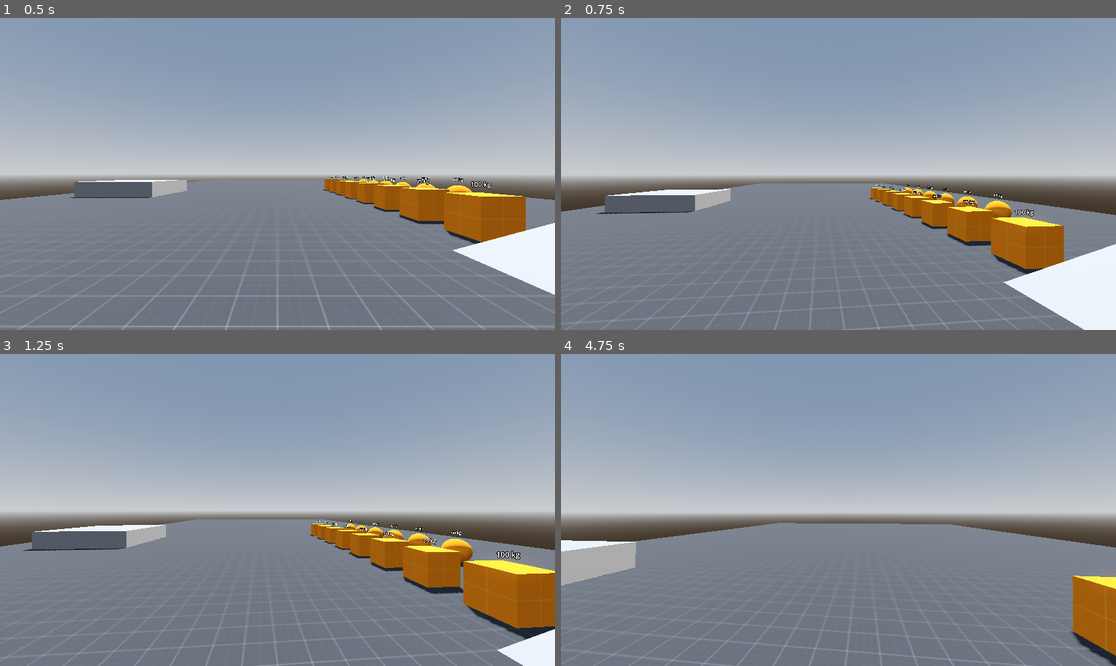
Above: before the commit, frames 1-4 (two rows, left to right).
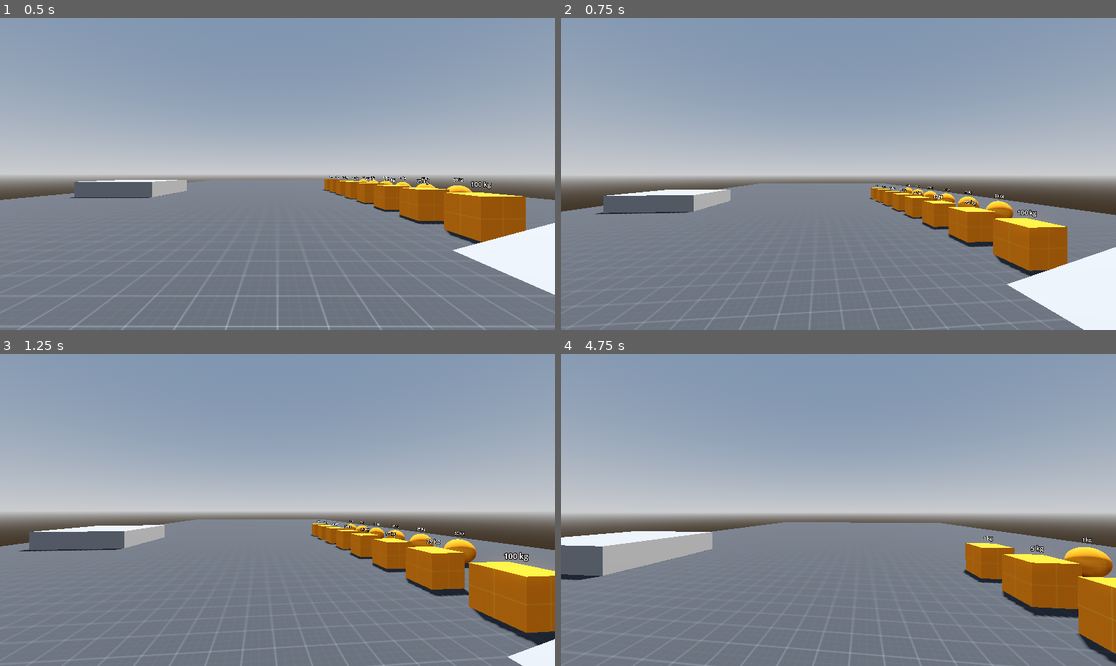
Above: after the commit, the same moments.

Repository: PurportedFish/godot-rigid-character-body-3d
Game: Godot game, scene res://example/test_range.tscn
The game is run twice, just before and just after one commit, with the same random seed, the same clock (stepped at 60 frames per second) and the same inputs.
Inputs (mouse positions are in pixels of both pictures, inside the frame that each line leads up to):
- Up to frame 1 (0.5 s): no input
- Up to frame 2 (0.75 s): tap Enter (ui_accept) at 0.5 s; move the mouse to (866, 174) at 0.52 s; hold Up (ui_up) from 0.53 s (still down)
- Up to frame 3 (1.25 s): keep holding Up (ui_up); tap Enter (ui_accept) at 0.77 s
- Up to frame 4 (4.75 s): keep holding Up (ui_up); move the mouse to (810, 510) at 1.27 s; tap Enter (ui_accept) at 1.52, 3.02, 3.77, 4.52 s; move the mouse to (849, 503) at 2.02 s; move the mouse to (832, 516) at 2.77 s; move the mouse to (877, 513) at 3.52 s; move the mouse to (794, 506) at 4.27 s

Frame 1 is identical in both runs. In frame 2, 0.9% of the frame differs, in the area x 6-100%, y 53-100%; in frame 3, 1.7%; in frame 4, 6.8%, in the area x 0-100%, y 53-100%.

Commit message:
Fix floor_const_speed and is_on_wall_only code
Drag_scale was calculated using linear_velocity so it was slowing regardless
of the body moving up or down the slope.

Diff:
--- a/example/example_player.gd
+++ b/example/example_player.gd
@@ -1,7 +1,7 @@
 extends RigidCharacterBody3D
 
 
-const SPEED: float = 5.0
+const SPEED: float = 3.0
 const JUMP_HEIGHT: float = 1.1
 
 @onready var body: Node3D = $Body
@@ -30,6 +30,8 @@
 
 	move_and_slide()
 
+	print(Vector3(linear_velocity.x, 0.0, linear_velocity.z).length())
+
 
 func _input(event: InputEvent) -> void:
 	if event is InputEventMouseMotion:
--- a/example/test_range.tscn
+++ b/example/test_range.tscn
@@ -664,5 +664,3 @@
 text = "50 kg"
 
 [node name="ExamplePlayer" parent="." instance=ExtResource("6_t1e6r")]
-
-[node name="CharacterBody3D" type="CharacterBody3D" parent="."]
--- a/rigid_character_body_3d.gd
+++ b/rigid_character_body_3d.gd
@@ -8,7 +8,7 @@
 @export_group("Floor", "floor")
 @export var floor_stop_on_slope: bool = true
 @export var floor_constant_speed: bool = false
-@export var floor_step_height: float = 0.5
+@export var floor_knee_height: float = 0.5
 @export_range(0.0, 180, 1.0, "radians_as_degrees") var floor_max_angle: float = deg_to_rad(45.0)
 
 
@@ -16,6 +16,7 @@
 var acceleration_magnitude: float = 10.0
 
 var _state: PhysicsDirectBodyState3D
+var _floor_normal: Vector3 = Vector3.ZERO
 var _is_on_ceiling: bool = false
 var _is_on_floor: bool = false
 var _is_on_wall: bool = false
@@ -34,7 +35,7 @@
 
 
 func move_and_slide() -> void:
-	var floor_normal: Vector3 = _detect_ceiling_floor_wall()
+	_detect_ceiling_floor_wall()
 
 	if not target_velocity:
 		return
@@ -43,11 +44,12 @@
 	var move_force: Vector3 = move_magnitude * target_velocity.normalized()
 
 	if is_on_floor():
-		if not floor_constant_speed and  target_velocity.normalized().dot(floor_normal) < -0.1:
-			move_force *= clampf(floor_normal.dot(up_direction), -1.0, 1.0)
+		if not floor_constant_speed and target_velocity.normalized().dot(_floor_normal) < -0.1:
+			move_force *= clampf(_floor_normal.dot(up_direction), -1.0, 1.0)
 
-	var drag_scale: float = linear_velocity.length() / target_velocity.length()
-	var drag_force: Vector3 = move_magnitude * drag_scale * -Vector3(linear_velocity.x, 0.0, linear_velocity.z).normalized()
+	var horizontal_velocity: Vector3 = Vector3(linear_velocity.x, 0.0, linear_velocity.z)
+	var drag_scale: float = horizontal_velocity.length() / target_velocity.length()
+	var drag_force: Vector3 = move_magnitude * drag_scale * -horizontal_velocity.normalized()
 
 	apply_force(move_force + drag_force)
 
@@ -73,11 +75,11 @@
 
 
 func is_on_wall_only() -> bool:
-	return _is_on_wall and not (_is_on_ceiling or _is_on_wall)
+	return _is_on_wall and not (_is_on_ceiling or _is_on_floor)
 
 
-func _detect_ceiling_floor_wall() -> Vector3:
-	var highest_floor_normal: Vector3 = Vector3.ZERO
+func _detect_ceiling_floor_wall() -> void:
+	_floor_normal = Vector3.ZERO
 	_state = PhysicsServer3D.body_get_direct_state(get_rid())
 
 	_is_on_ceiling = false
@@ -90,7 +92,7 @@
 		var contact_angle: float = acos(normal.dot(up_direction))
 
 		if (
-			contact_position.y > floor_step_height
+			contact_position.y > floor_knee_height
 			and contact_position.y < neck_height
 			and contact_angle > floor_max_angle
 			and contact_angle < ceiling_min_angle
@@ -114,10 +116,8 @@
 		if not floor_stop_on_slope:
 			continue
 
-		if normal.y > highest_floor_normal.y:
-			highest_floor_normal = normal
+		if normal.y > _floor_normal.y:
+			_floor_normal = normal
 
 		if contact_angle <= floor_max_angle or is_equal_approx(contact_angle, floor_max_angle):
 			apply_central_force(-get_gravity().length() * mass * Vector3.DOWN.slide(normal))
-
-	return highest_floor_normal
